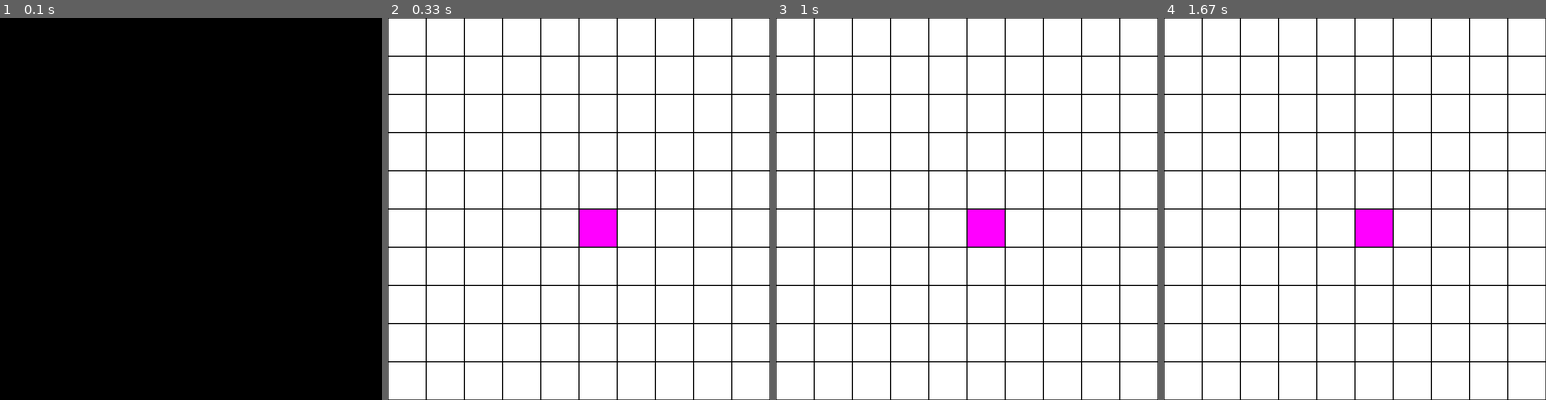
Above: before the commit, frames 1-4 (left to right).
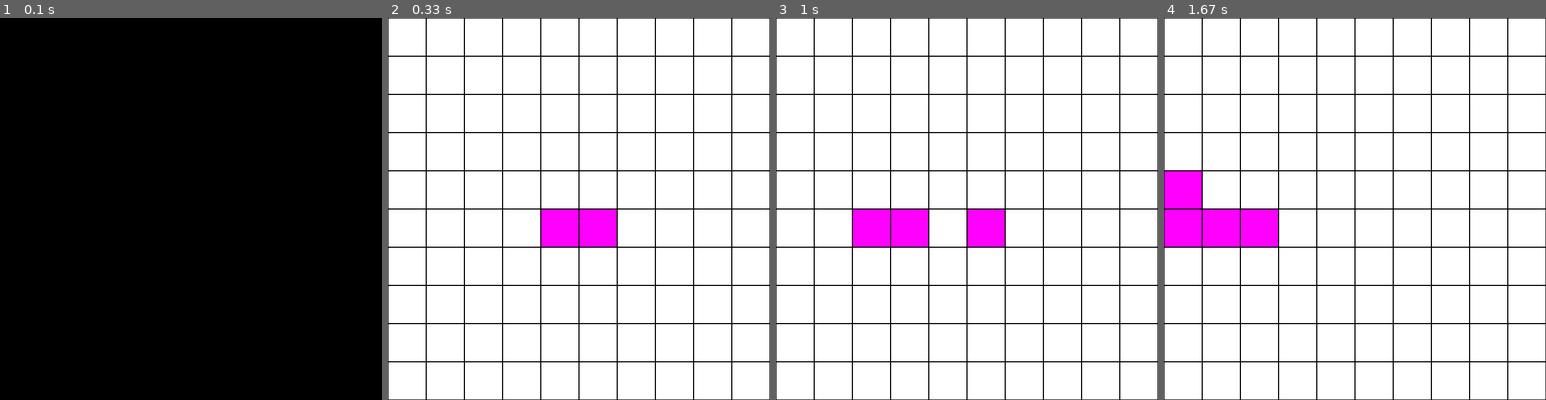
Above: after the commit, the same moments.

Repository: heterhum/Tout-mes-projet-python
Game: pygame game, started from snake.py
Two runs of this game, one before a commit and one after it. Both use one fixed random seed, a clock stepped at 60 frames per second and the inputs below.
Inputs:
- Up to frame 1 (0.1 s): no input
- Up to frame 2 (0.33 s): no input
- Up to frame 3 (1 s): tap Enter at 0.33 s
- Up to frame 4 (1.67 s): hold Up from 1.2 s (still down)

Frame 1 is identical in both runs. In frame 2, 0.9% of the frame differs, in the area x 40-50%, y 50-60%; in frame 3, 1.9%; in frame 4, 4.7%, in the area x 0-60%, y 40-60%.

Commit message:
not finish

Diff:
--- a/snake.py
+++ b/snake.py
@@ -16,8 +16,8 @@
         self.move=[(1,0),(0,1),(0,-1),(-1,0)]
         self.mape[5][5]=1
         self.mov_act=3
-        self.longueur=1
-        self.keu=[[5,5],[5,5]]
+        self.longueur=4
+        self.keu=[[1,5],[2,5],[3,5],[4,5],[5,5]]
 
     def maj(self):
         self.mape[self.keu[0][1]][self.keu[0][0]]=0
@@ -26,7 +26,7 @@
         #    self.mape[i[-1]][i[0]]=1
 
     def check(self):
-        if 0<=self.keu[-1][0]<=N and 0<=self.keu[-1][1]<=N:
+        if 0<=self.keu[-1][0]<N and 0<=self.keu[-1][1]<N:
             return True
         else:
             self.mape=None
@@ -36,11 +36,12 @@
         n=[]
         for i,j in zip(self.keu[-1],self.move[0]):
             n.append(i+j)
+        print(n)
         if len(self.keu)-1==self.longueur:
-            self.keu[-1].append(n)
+            self.keu.append(n)
             self.keu.pop(0)
         else:
-            self.keu[-1].append(n)
+            self.keu.append(n)
         self.move_act=4
         if self.check():
             self.maj()
@@ -52,10 +53,10 @@
         for i,j in zip(self.keu[-1],self.move[3]):
             n.append(i+j)
         if len(self.keu)-1==self.longueur:
-            self.keu[-1].append(n)
+            self.keu.append(n)
             self.keu.pop(0)
         else:
-            self.keu[-1].append(n)
+            self.keu.append(n)
         self.move_act=3
         if self.check():
             self.maj()
@@ -66,10 +67,10 @@
         for i,j in zip(self.keu[-1],self.move[2]):
             n.append(i+j)
         if len(self.keu)-1==self.longueur:
-            self.keu[-1].append(n)
+            self.keu.append(n)
             self.keu.pop(0)
         else:
-            self.keu[-1].append(n)
+            self.keu.append(n)
         self.move_act=1
         if self.check():
             self.maj()
@@ -80,10 +81,10 @@
         for i,j in zip(self.keu[-1],self.move[1]):
             n.append(i+j)
         if len(self.keu)-1==self.longueur:
-            self.keu[-1].append(n)
+            self.keu.append(n)
             self.keu.pop(0)
         else:
-            self.keu[-1].append(n)
+            self.keu.append(n)
         self.move_act=2
         if self.check():
             self.maj()
@@ -102,11 +103,11 @@
         if event.type == pygame.QUIT:
             running=False
         if event.type == pygame.KEYDOWN:
-            match event.key:
-                case pygame.K_UP: snakee.mov_act=1
-                case pygame.K_DOWN: snakee.mov_act=2
-                case pygame.K_RIGHT: snakee.mov_act=4
-                case pygame.K_LEFT: snakee.mov_act=3
+            c=event.key
+            if c==pygame.K_UP and snakee.mov_act!=2: snakee.mov_act=1
+            elif c==pygame.K_DOWN and snakee.mov_act!=1: snakee.mov_act=2
+            elif c==pygame.K_LEFT and snakee.mov_act!=4: snakee.mov_act=3
+            elif c==pygame.K_RIGHT and snakee.mov_act!=3: snakee.mov_act=4
     pygame.time.wait(250)
     snakee.moove()
     if snakee.mape!=None:
